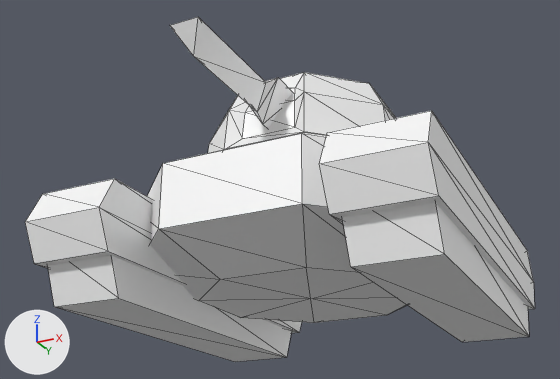
What one commit did to the FBX model Assets/Tower Defence/Art/Models/Tank.fbx.
Both versions are drawn from a 50 mm lens placed at (1.52, -3.37, -0.8), pointed at (-0.09, -0.15, 0.65). The axes (+X, +Y, +Z) are drawn at lower left. The lights are the same throughout. Mesh edges are drawn as thin lines. Where no turn or scale is listed for an object, it has been applied to the vertices.

The scene before the commit, as lines of its bpy script (objects in view):
```python
me_mesh = bpy.data.meshes.new('Mesh')
me_mesh.from_pydata(...)  # 73 vertices, 119 faces; spans x -0.9..0.9, y -1.01..1.01, z 0.0..0.75
me_mesh.materials.append(mat_blinn1)  # its picture is missing
# before: 2 (-0.88, -0.91, 0.27), 3 (-0.52, -0.91, 0.27), 4 (-0.88, 0.91, 0.27), 5 (-0.52, 0.91, 0.27), 8 (-0.9, -0.93, 0.17) at pixel (34, 263)
# before: 9 (-0.5, -0.93, 0.17) at pixel (108, 251), 14 (-0.9, 0.93, 0.17), 15 (-0.5, 0.93, 0.17) at pixel (299, 332)
# before: 22 (0.52, -0.91, 0.27), 23 (0.88, -0.91, 0.27), 24 (0.52, 0.91, 0.27), 25 (0.88, 0.91, 0.27), 28 (0.5, -0.93, 0.17) at pixel (329, 214)
# before: 29 (0.9, -0.93, 0.17) at pixel (438, 195), 34 (0.5, 0.93, 0.17), 35 (0.9, 0.93, 0.17) at pixel (534, 308)
me_mesh_001 = bpy.data.meshes.new('Mesh.001')
me_mesh_001.from_pydata(...)  # 12 vertices, 20 faces; spans x -0.055..0.166, y -0.818..0.0, z -0.096..0.096
me_mesh_001.materials.append(mat_blinn1)  # its picture is missing
me_mesh_002 = bpy.data.meshes.new('Mesh.002')
me_mesh_002.from_pydata(...)  # 39 vertices, 71 faces; spans x -0.505..0.505, y -0.505..0.505, z 0.0..0.516
me_mesh_002.materials.append(mat_blinn1_001)  # its picture is missing
ob_tankbarrel = bpy.data.objects.new('TankBarrel', me_mesh_001)
ob_tankbarrel.location = (-0.055, -0.375, 0.925)
ob_tankbody = bpy.data.objects.new('TankBody', me_mesh)
ob_tankbody.location = (0.0, 0.0, 0.0)
ob_tankturret = bpy.data.objects.new('TankTurret', me_mesh_002)
ob_tankturret.location = (0.0, 0.0, 0.746)
```
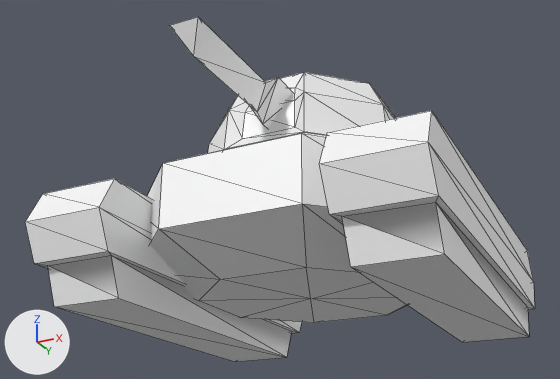
Where the change shows, as pixel boxes [x1, y1, x2, y2] in the pictures (560 x 379 px):
part 1 of me_mesh, built on: [34, 251, 298, 357] in both
part 2 of me_mesh, built on: [330, 196, 534, 336] in both

What the commit changed:
me_mesh has 73 vertices, 119 faces and spans x -0.9..0.9, y -1.01..1.01, z 0.0..0.75.
me_mesh is used by ob_tankbody; location (0.0, 0.0, 0.0).
Verts and faces of me_mesh; kept vertices keep their numbers, new ones are numbered from 73.
Part 1, on me_mesh:
Faces deleted: (8, 14, 15), (8, 15, 9).
Vertex 2 moves to (-0.88, -0.87, 0.17), pixel (47, 265).
Vertex 3 moves to (-0.52, -0.87, 0.17), pixel (111, 255).
Vertex 4 moves to (-0.88, 0.87, 0.17).
Vertex 5 moves to (-0.52, 0.87, 0.17), pixel (291, 331).
New faces: (2, 3, 9, 8), (3, 5, 15, 9), (4, 14, 15, 5), (2, 8, 14, 4).
Part 2, on me_mesh:
Faces deleted: (28, 34, 35), (28, 35, 29).
Vertex 22 moves to (0.52, -0.88, 0.17), pixel (341, 216).
Vertex 23 moves to (0.88, -0.87, 0.17), pixel (435, 202).
Vertex 24 moves to (0.52, 0.87, 0.17).
Vertex 25 moves to (0.88, 0.87, 0.17), pixel (527, 307).
New faces: (22, 28, 34, 24), (24, 34, 35, 25), (22, 23, 29, 28), (23, 25, 35, 29).
